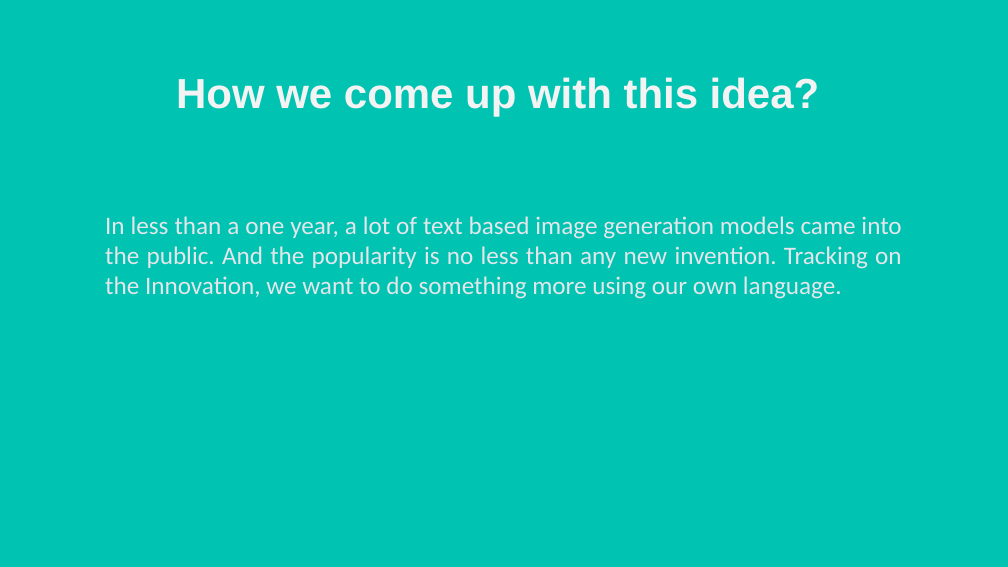
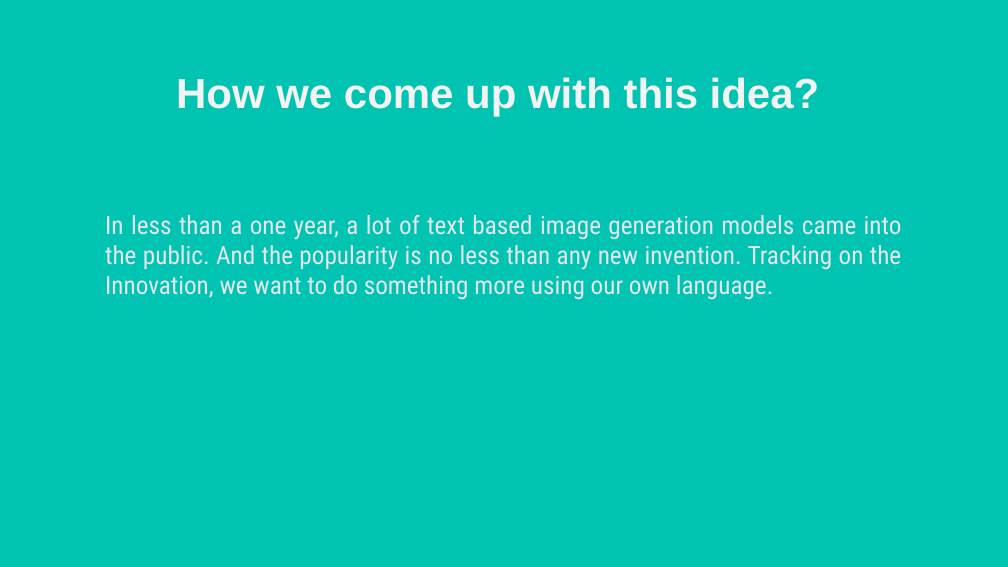
Before and after one commit to tawsifmahmud05/Bangla_Text-to-Image_Generation, a slide deck: slide 3 of Project Idea/CSE499AProjectIdea.pptx. Drawn at 1008x567 pixels with LibreOffice and Linux fonts; fonts in the diff are those of the drawing; background and template pictures are left out. Boxes give left, top, right and bottom in pixels: in the first picture for what was removed or moved away, otherwise in the second. Text is boxed around its words. In the diff, an @@ line names an element or a change of style, - is before the commit and + after.

Commit message:
Updated Project Idea

```diff
--- a/Project Idea/CSE499AProjectIdea.pptx
+++ b/Project Idea/CSE499AProjectIdea.pptx
@@ text "In less than a one ..." at [105,215,902,300]: font Calibri to Roboto Condensed @@
```
Also in this commit, not shown: 1 other slide changed, 1 slide added, 1 slide removed, 3 other files.
